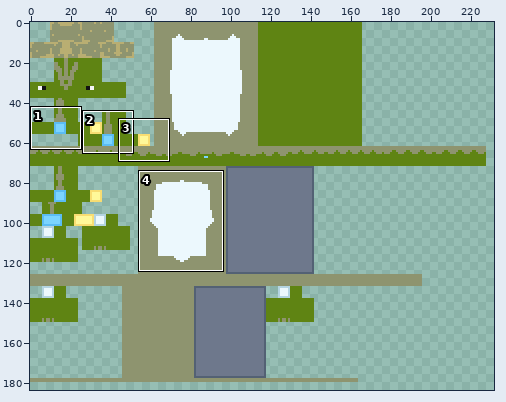
Two states of a sprite sheet, textures/other/ankylosaurus.png. Above, an overview of the earlier version with the close-up marked.
Close-up. Earlier state:
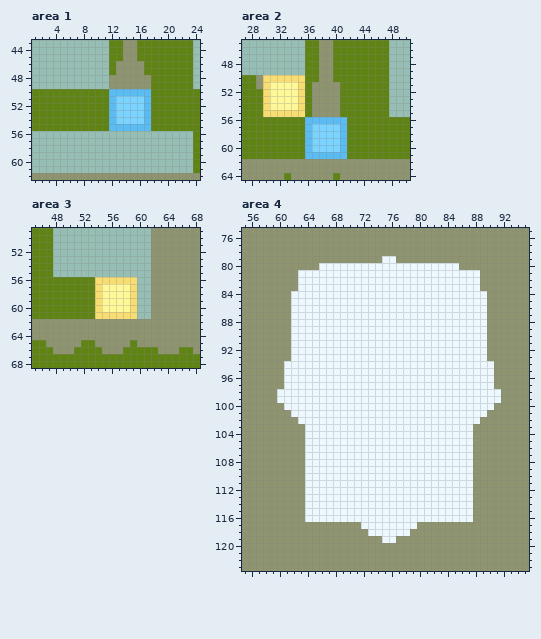
The file is 256x256 pixels. Shown: area 1: x 1..24, y 43..62; area 2: x 27..50, y 45..64; area 3: x 45..68, y 49..68; area 4: x 55..95, y 75..123. The wide view leaves out empty margins. The commit also changed other parts of the picture, which this record leaves out.
The same view after the edit:
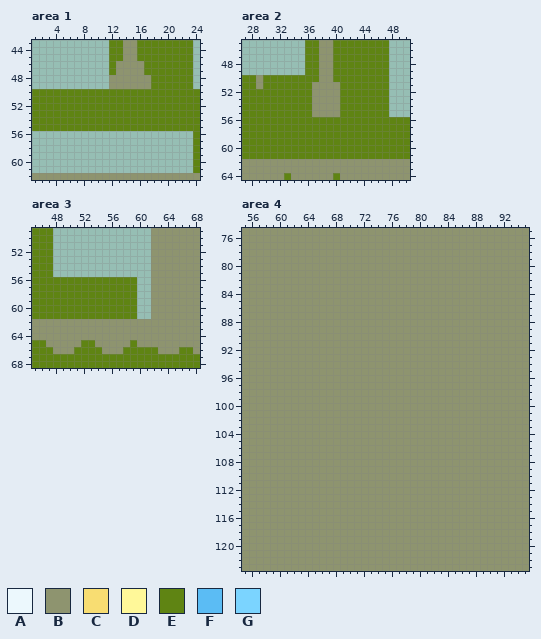
Palette (. is transparent): A #ecf8fd  B #8e946f  C #f8dd72  D #fff899  E #5f8413  F #5bbcf4  G #7bd4ff
From old to new:
Changed rows in their new state; - is an unchanged pixel.
Area 1:
first column x 12:
50 EEEEEE
51 EEEEEE
52 EEEEEE
53 EEEEEE
54 EEEEEE
55 EEEEEE
Area 2:
first column x 30:
50 EEEEEE------
51 EEEEEE------
52 EEEEEE------
53 EEEEEE------
54 EEEEEE------
55 EEEEEE------
56 ------EEEEEE
57 ------EEEEEE
58 ------EEEEEE
59 ------EEEEEE
60 ------EEEEEE
61 ------EEEEEE
Area 3:
first column x 54:
56 EEEEEE
57 EEEEEE
58 EEEEEE
59 EEEEEE
60 EEEEEE
61 EEEEEE
Area 4:
first column x 60:
 79 ---------------BB---------------
 80 ------BBBBBBBBBBBBBBBBBBBB------
 81 ---BBBBBBBBBBBBBBBBBBBBBBBBBB---
 82 ---BBBBBBBBBBBBBBBBBBBBBBBBBB---
 83 ---BBBBBBBBBBBBBBBBBBBBBBBBBB---
 84 --BBBBBBBBBBBBBBBBBBBBBBBBBBBB--
 85 --BBBBBBBBBBBBBBBBBBBBBBBBBBBB--
 86 --BBBBBBBBBBBBBBBBBBBBBBBBBBBB--
 87 --BBBBBBBBBBBBBBBBBBBBBBBBBBBB--
 88 --BBBBBBBBBBBBBBBBBBBBBBBBBBBB--
 89 --BBBBBBBBBBBBBBBBBBBBBBBBBBBB--
 90 --BBBBBBBBBBBBBBBBBBBBBBBBBBBB--
 91 --BBBBBBBBBBBBBBBBBBBBBBBBBBBB--
 92 --BBBBBBBBBBBBBBBBBBBBBBBBBBBB--
 93 --BBBBBBBBBBBBBBBBBBBBBBBBBBBB--
 94 -BBBBBBBBBBBBBBBBBBBBBBBBBBBBBB-
 95 -BBBBBBBBBBBBBBBBBBBBBBBBBBBBBB-
 96 -BBBBBBBBBBBBBBBBBBBBBBBBBBBBBB-
 97 -BBBBBBBBBBBBBBBBBBBBBBBBBBBBBB-
 98 BBBBBBBBBBBBBBBBBBBBBBBBBBBBBBBB
 99 BBBBBBBBBBBBBBBBBBBBBBBBBBBBBBBB
100 -BBBBBBBBBBBBBBBBBBBBBBBBBBBBBB-
101 --BBBBBBBBBBBBBBBBBBBBBBBBBBBB--
102 ---BBBBBBBBBBBBBBBBBBBBBBBBBB---
103 ----BBBBBBBBBBBBBBBBBBBBBBBB----
104 ----BBBBBBBBBBBBBBBBBBBBBBBB----
105 ----BBBBBBBBBBBBBBBBBBBBBBBB----
106 ----BBBBBBBBBBBBBBBBBBBBBBBB----
107 ----BBBBBBBBBBBBBBBBBBBBBBBB----
108 ----BBBBBBBBBBBBBBBBBBBBBBBB----
109 ----BBBBBBBBBBBBBBBBBBBBBBBB----
110 ----BBBBBBBBBBBBBBBBBBBBBBBB----
111 ----BBBBBBBBBBBBBBBBBBBBBBBB----
112 ----BBBBBBBBBBBBBBBBBBBBBBBB----
113 ----BBBBBBBBBBBBBBBBBBBBBBBB----
114 ----BBBBBBBBBBBBBBBBBBBBBBBB----
115 ----BBBBBBBBBBBBBBBBBBBBBBBB----
116 ----BBBBBBBBBBBBBBBBBBBBBBBB----
117 ------------BBBBBBBB------------
118 -------------BBBBBB-------------
119 ---------------BB---------------
